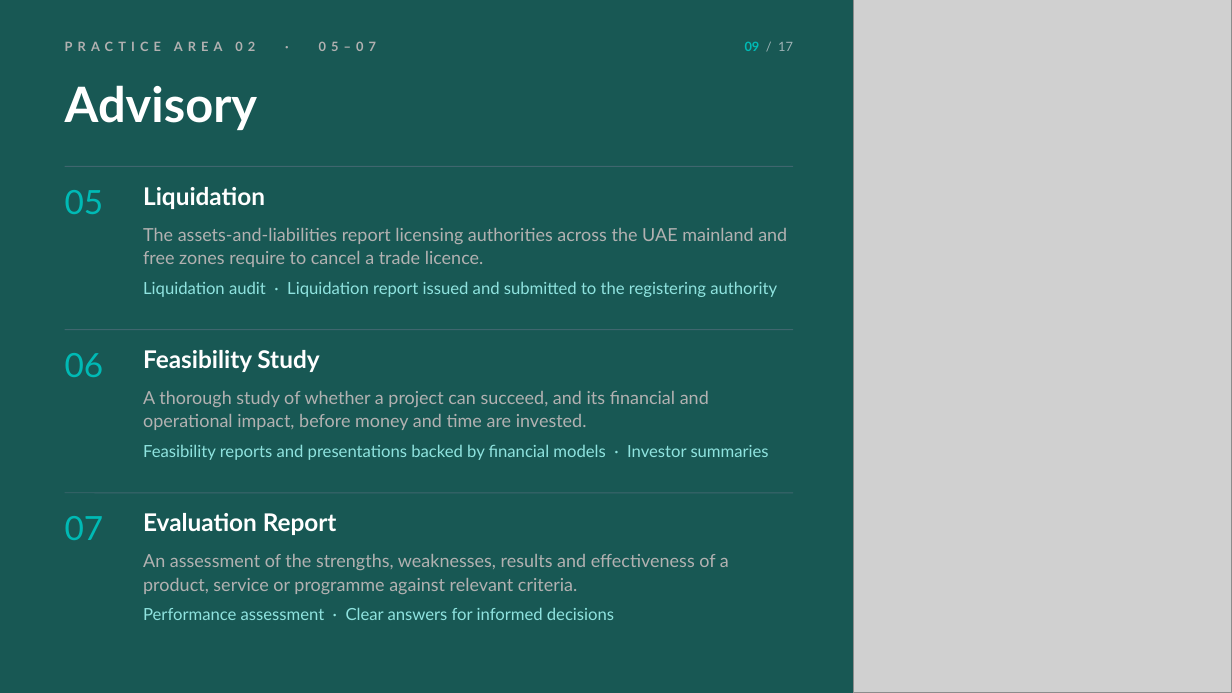
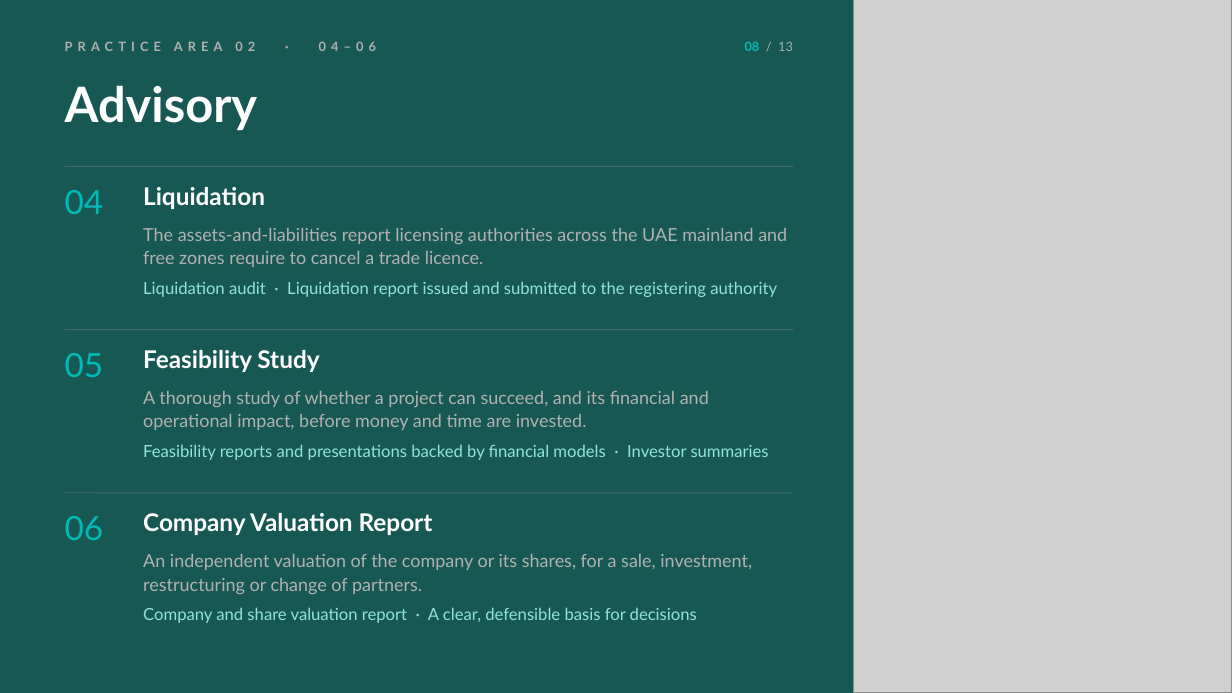
Before and after one commit to khaledsaifelnasr-afk/khsaif-content-studio, a slide deck: slide 8 of Profiles/al-suwaidi-2026/Al-Suwaidi-Company-Profile-2026-FINAL.pptx (slide 9 before the commit). Drawn at 1232x693 pixels with LibreOffice and Linux fonts; fonts in the diff are those of the drawing; grey boxes stand for pictures. Boxes give left, top, right and bottom in pixels: in the first picture for what was removed or moved away, otherwise in the second. Text is boxed around its words. In the diff, an @@ line names an element or a change of style, - is before the commit and + after.

```diff
--- a/Profiles/al-suwaidi-2026/Al-Suwaidi-Company-Profile-2026-FINAL.pptx
+++ b/Profiles/al-suwaidi-2026/Al-Suwaidi-Company-Profile-2026-FINAL.pptx
@@ text at box(65, 41, 377, 51): text changed @@
-PRACTICE AREA 02 · 05–07
+PRACTICE AREA 02 · 04–06
@@ text at box(745, 42, 793, 51): text changed @@
-09 / 17
+08 / 13
@@ text at box(65, 190, 104, 214): text changed @@
-05
+04
@@ text at box(65, 353, 104, 377): text changed @@
-06
+05
@@ text at box(65, 516, 104, 540): text changed @@
-07
+06
@@ text at box(143, 513, 433, 535): text changed @@
-Evaluation Report
+Company Valuation Report
@@ text at box(143, 554, 752, 594): text changed @@
-An assessment of the strengths, weaknesses, results and effectiveness of a product, service or programme against relevant criteria.
+An independent valuation of the company or its shares, for a sale, investment, restructuring or change of partners.
@@ text at box(143, 607, 697, 623): text changed @@
-Performance assessment · Clear answers for informed decisions
+Company and share valuation report · A clear, defensible basis for decisions
```
Also in this commit, not shown: 11 other slides changed, 4 slides removed, 1 other file.
